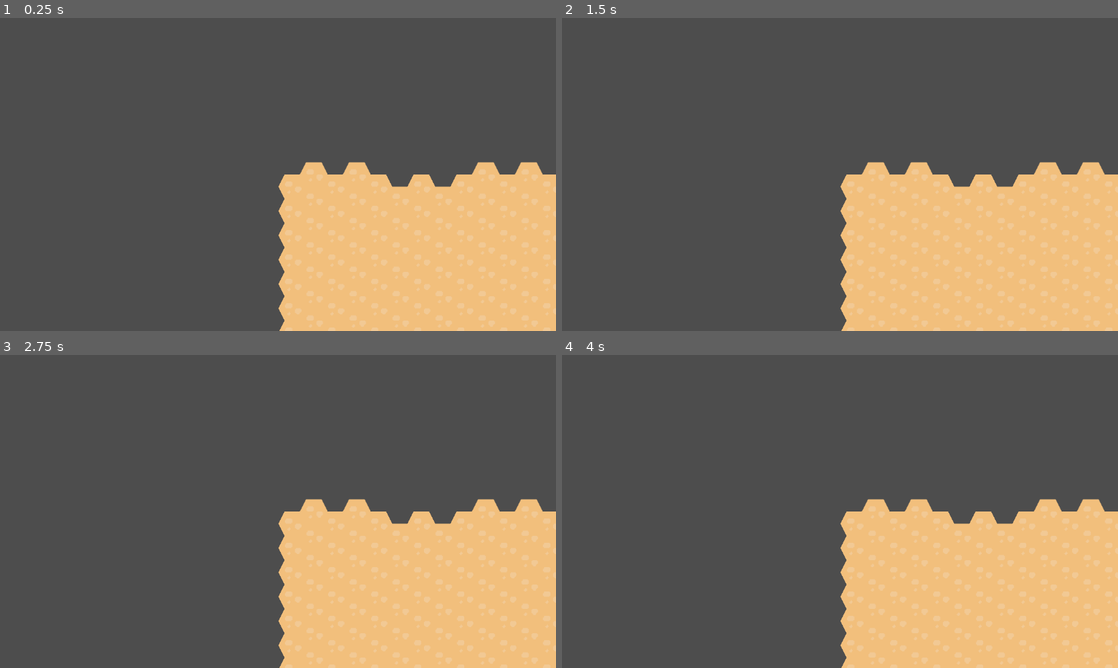
Above: before the commit, frames 1-4 (two rows, left to right).
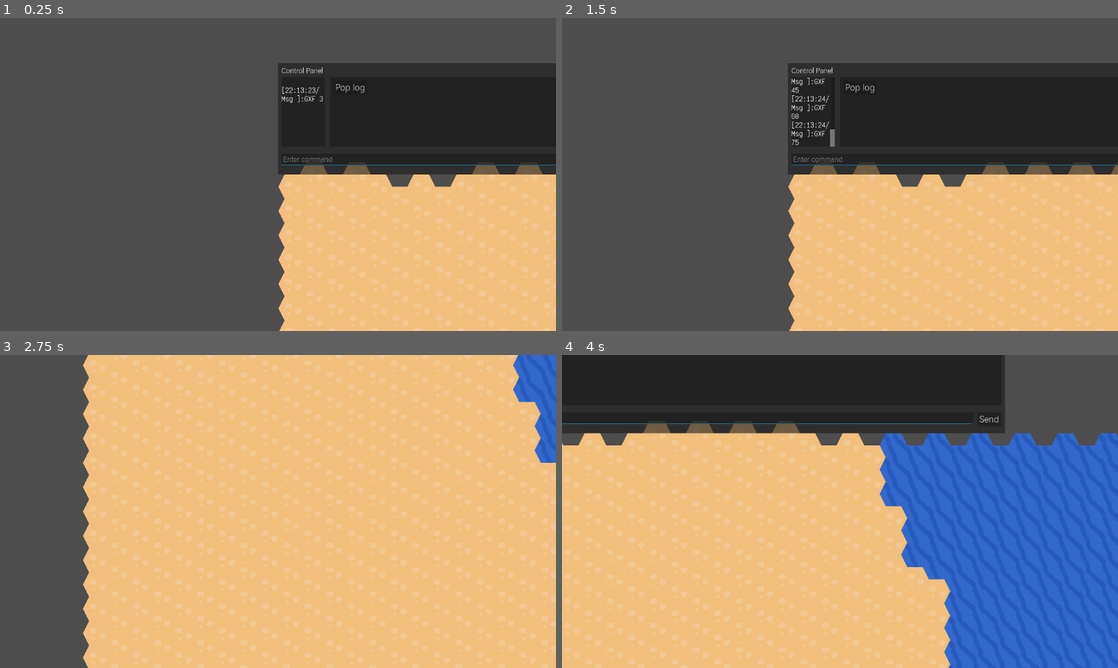
Above: after the commit, the same moments.

Repository: Koronato/RTS-12th
Game: Godot game, scene res://scenes/game.tscn
The game is run twice, just before and just after one commit, with the same random seed, the same clock (stepped at 60 frames per second) and the same inputs. The project has no main scene, so this scene is started directly.
Inputs (mouse positions are in pixels of both pictures, inside the frame that each line leads up to):
- Up to frame 1 (0.25 s): no input
- Up to frame 2 (1.5 s): click (912, 86) at 0.5 s, where only the run after the commit has a clickable "Pop log"; move the mouse to (962, 158) at 1.27 s; hold D (player_right, bound only before the commit) from 1.28 s (still down)
- Up to frame 3 (2.75 s): move the mouse to (166, 527) at 2.02 s; release D (player_right, bound only before the commit) at 2.03 s; hold S (player_back, bound only before the commit) from 2.03 s (still down)
- Up to frame 4 (4 s): move the mouse to (895, 442) at 2.77 s; release S (player_back, bound only before the commit) at 2.78 s; hold D (player_right, bound only before the commit) 2.78-3.53 s; move the mouse to (812, 574) at 3.52 s; hold W (player_forward, bound only before the commit) from 3.53 s (still down)

The runs differ from the first frame. In frame 1, 18% of the frame differs, in the area x 50-100%, y 14-50%; in frame 2, 26%; in frame 3, 60%; in frame 4, 86%, in the area x 0-100%, y 0-100%.

Commit message:
feat:一半完成的dev panel;完善部分server

Diff:
--- a/project.godot
+++ b/project.godot
@@ -17,6 +17,7 @@
 
 Global="*uid://darbb1b34ueb5"
 SceneChanger="*uid://bauep66ds25i8"
+ControlPanel="*uid://dehh84k84jj2c"
 
 [display]
 
@@ -27,24 +28,29 @@
 
 [input]
 
-player_forward={
+up={
 "deadzone": 0.2,
 "events": [Object(InputEventKey,"resource_local_to_scene":false,"resource_name":"","device":-1,"window_id":0,"alt_press …(192 unchanged characters)…
 ]
 }
-player_back={
+down={
 "deadzone": 0.2,
 "events": [Object(InputEventKey,"resource_local_to_scene":false,"resource_name":"","device":-1,"window_id":0,"alt_press …(192 unchanged characters)…
 ]
 }
-player_left={
+left={
 "deadzone": 0.2,
 "events": [Object(InputEventKey,"resource_local_to_scene":false,"resource_name":"","device":-1,"window_id":0,"alt_press …(191 unchanged characters)…
 ]
 }
-player_right={
+right={
 "deadzone": 0.2,
 "events": [Object(InputEventKey,"resource_local_to_scene":false,"resource_name":"","device":-1,"window_id":0,"alt_press …(192 unchanged characters)…
+]
+}
+dev={
+"deadzone": 0.2,
+"events": [Object(InputEventKey,"resource_local_to_scene":false,"resource_name":"","device":-1,"window_id":0,"alt_pressed":false,"shift_pressed":false,"ctrl_pressed":false,"meta_pressed":false,"pressed":false,"keycode":0,"physical_keycode":4194333,"key_label":0,"unicode":0,"location":0,"echo":false,"script":null)
 ]
 }
 
--- a/scenes/client/client.tscn
+++ b/scenes/client/client.tscn
@@ -1,14 +1,43 @@
 [gd_scene format=3 uid="uid://qgccs2w55ct4"]
 
 [ext_resource type="Script" uid="uid://sdisx31uyqgc" path="res://scripts/client/Client.gd" id="1_qqd53"]
+[ext_resource type="Script" uid="uid://bsyuioq7tekos" path="res://scripts/client/camera.gd" id="2_drkvg"]
+
+[sub_resource type="WorldBoundaryShape2D" id="WorldBoundaryShape2D_abi3o"]
 
 [node name="Client" type="Node2D" unique_id=226429830]
 script = ExtResource("1_qqd53")
 metadata/_custom_type_script = "uid://sdisx31uyqgc"
 
-[node name="Layers" type="Node" parent="." unique_id=1045639071]
+[node name="Borders" type="Node" parent="." unique_id=1159841242]
 
-[node name="Borders" type="Node" parent="." unique_id=1159841242]
+[node name="Bottom" type="StaticBody2D" parent="Borders" unique_id=906397872]
+
+[node name="Bottom" type="CollisionShape2D" parent="Borders/Bottom" unique_id=552173584]
+shape = SubResource("WorldBoundaryShape2D_abi3o")
+
+[node name="Top" type="StaticBody2D" parent="Borders" unique_id=1487041040]
+
+[node name="Top" type="CollisionShape2D" parent="Borders/Top" unique_id=1759729132]
+rotation = 3.1415925
+shape = SubResource("WorldBoundaryShape2D_abi3o")
+
+[node name="Left" type="StaticBody2D" parent="Borders" unique_id=1435803859]
+
+[node name="Left" type="CollisionShape2D" parent="Borders/Left" unique_id=1673796355]
+rotation = 1.5707964
+shape = SubResource("WorldBoundaryShape2D_abi3o")
+
+[node name="Right" type="StaticBody2D" parent="Borders" unique_id=1215934705]
+
+[node name="Right" type="CollisionShape2D" parent="Borders/Right" unique_id=1015583404]
+rotation = -1.5707964
+shape = SubResource("WorldBoundaryShape2D_abi3o")
 
 [node name="Camera" type="Camera2D" parent="." unique_id=1653968133]
 unique_name_in_owner = true
+script = ExtResource("2_drkvg")
+
+[node name="Layers" type="Node" parent="." unique_id=2138736516]
+
+[node name="Units" type="Node" parent="." unique_id=1288874241]
--- /dev/null
+++ b/scripts/autoload/ControlPanel.gd
@@ -0,0 +1,114 @@
+extends Panel
+
+@export var switch : bool = false
+@export var logs : Array = []
+@export var MAXLOG : int = 500
+
+func _ready() -> void:
+	switch = false
+	self.position.y = 0 - self.size.y
+
+func _process(delta: float) -> void:
+	if Input.is_action_just_pressed("dev"):
+		if switch:
+			self.position.y = 0 - self.size.y
+			self.visible = !switch
+
+			switch = false
+		else:
+			self.position.y = 0
+			self.visible = !switch
+			switch = true
+
+##Logger
+func add_log(log:Dictionary) -> void:
+	var _lock = Mutex.new()
+	logs.append(log)
+	if logs.size() >= MAXLOG:
+		logs.pop_front()
+	#add to logout
+	# msg
+	var endl = ""
+	if %LogOut.text.ends_with("\n"):
+		endl = ""
+	else:
+		endl = "\n"
+	if log.type == "message":
+		%LogOut.text = %LogOut.text + endl + get_prefix("Msg ") + log.message
+	elif log.type == "error": #百年内无人看懂
+		match log.error_type:
+			Logger.ERROR_TYPE_WARNING:
+				var texts = %LogOut.text + endl + "[color=yellow]" + get_prefix("Warn") + "form %s :: %s : %s @ %s" + "[/color]"
+				texts = texts % [log.file,log.line,log.code,log.rationale]
+				%LogOut.text = texts
+			Logger.ERROR_TYPE_ERROR:
+				var texts = %LogOut.text + endl + "[color=red]" + get_prefix("Erro") + "form %s :: %s : %s @ %s" + "[/color]"
+				texts = texts % [log.file,log.line,log.code,log.rationale]
+				%LogOut.text = texts
+			Logger.ERROR_TYPE_SCRIPT:
+				var texts = %LogOut.text + endl + "[color=white]" + get_prefix("Src ") + "form %s :: %s : %s @ %s" + "[/color]"
+				texts = texts % [log.file,log.line,log.code,log.rationale]
+				%LogOut.text = texts
+			Logger.ERROR_TYPE_SHADER:
+				var texts = %LogOut.text + endl + "[color=grey]" + get_prefix("Shader") + "form %s :: %s : %s @ %s" + "[/color]"
+				texts = texts % [log.file,log.line,log.code,log.rationale]
+				%LogOut.text = texts
+
+func get_prefix(type:String = "Null") -> String:
+	var t = Time.get_datetime_dict_from_system()
+	var result = "[%s/%s]:" % [(str(t.hour)+":"+str(t.minute)+":"+str(t.second)),type]
+	return result
+
+func _log_message(message: String, error: bool) -> void:
+	add_log({type="message",message=message,error=error})
+
+func _log_error(
+		function: String,
+		file: String,
+		line: int,
+		code: String,
+		rationale: String,
+		editor_notify: bool,
+		error_type: int,
+		script_backtraces: Array[ScriptBacktrace]
+	) -> void:
+	add_log({type="error",
+		function=function,
+		file=file,
+		line=line,
+		code=code,
+		rationale=rationale,
+		editor_notify=editor_notify,
+		error_type=error_type,
+		script_backtraces=script_backtraces
+		})
+
+class CustomLogger extends Logger:
+	func _log_message(message: String, error: bool) -> void:
+		ControlPanel.call_deferred("_log_message",message,error)
+	func _log_error( #looooooooooooooog (why not pack to dict? good Q)
+		function: String,
+		file: String,
+		line: int,
+		code: String,
+		rationale: String,
+		editor_notify: bool,
+		error_type: int,
+		script_backtraces: Array[ScriptBacktrace]
+		) -> void:
+			ControlPanel.call_deferred("_log_error",
+				function,
+				file,
+				line,
+				code,
+				rationale,
+				editor_notify,
+				error_type,
+				script_backtraces
+				)
+
+var logger : CustomLogger
+
+func _init() -> void:
+	logger = CustomLogger.new()
+	OS.add_logger(logger)
--- /dev/null
+++ b/scripts/autoload/ControlPanel.tscn
@@ -0,0 +1,86 @@
+[gd_scene format=3 uid="uid://dehh84k84jj2c"]
+
+[ext_resource type="Script" uid="uid://bk3i70hpmtbl8" path="res://scripts/autoload/ControlPanel.gd" id="1_4tq24"]
+[ext_resource type="Theme" uid="uid://c35suisqbybdf" path="res://assets/themes/normal.tres" id="1_u68yh"]
+[ext_resource type="FontFile" uid="uid://dh5wfliui86j4" path="res://assets/fonts/VictorMono-Medium-12.otf" id="3_x0j0y"]
+
+[sub_resource type="GDScript" id="GDScript_wvhbo"]
+script/source = "extends Button
+
+func _on_pressed() -> void:
+	push_warning(\"aaabbcc\")
+	print(\"normal_message\")
+	push_error(\"ddeeff\")
+"
+
+[node name="Main" type="Panel" unique_id=1093508592]
+z_index = 1000
+anchors_preset = 15
+anchor_right = 1.0
+anchor_bottom = 1.0
+offset_bottom = -464.0
+grow_horizontal = 2
+grow_vertical = 2
+theme = ExtResource("1_u68yh")
+script = ExtResource("1_4tq24")
+
+[node name="Title" type="Label" parent="." unique_id=794617331]
+layout_mode = 0
+offset_left = 8.0
+offset_top = 8.0
+offset_right = 104.0
+offset_bottom = 27.0
+text = "Control Panel"
+
+[node name="HSplitContainer" type="HSplitContainer" parent="." unique_id=591021758]
+layout_mode = 0
+offset_left = 8.0
+offset_top = 32.0
+offset_right = 1272.0
+offset_bottom = 192.0
+
+[node name="Panel" type="Panel" parent="HSplitContainer" unique_id=108632079]
+custom_minimum_size = Vector2(100, 0)
+layout_mode = 2
+
+[node name="LogOut" type="RichTextLabel" parent="HSplitContainer/Panel" unique_id=1451137860]
+unique_name_in_owner = true
+layout_mode = 1
+anchors_preset = 15
+anchor_right = 1.0
+anchor_bottom = 1.0
+grow_horizontal = 2
+grow_vertical = 2
+theme_override_fonts/normal_font = ExtResource("3_x0j0y")
+bbcode_enabled = true
+scroll_following = true
+
+[node name="Functions" type="Panel" parent="HSplitContainer" unique_id=998021737]
+custom_minimum_size = Vector2(100, 0)
+layout_mode = 2
+
+[node name="Button" type="Button" parent="HSplitContainer/Functions" unique_id=634147793]
+layout_mode = 0
+offset_left = 8.0
+offset_top = 8.0
+offset_right = 85.0
+offset_bottom = 40.0
+text = "Pop log"
+script = SubResource("GDScript_wvhbo")
+
+[node name="cmd" type="LineEdit" parent="." unique_id=449155791]
+layout_mode = 0
+offset_left = 8.0
+offset_top = 208.0
+offset_right = 1208.0
+offset_bottom = 235.0
+placeholder_text = "Enter command"
+
+[node name="send" type="Button" parent="cmd" unique_id=45702931]
+layout_mode = 0
+offset_left = 1208.0
+offset_right = 1264.0
+offset_bottom = 27.0
+text = "Send"
+
+[connection signal="pressed" from="HSplitContainer/Functions/Button" to="HSplitContainer/Functions/Button" method="_on_pressed"]
--- a/scripts/client/Client.gd
+++ b/scripts/client/Client.gd
@@ -8,12 +8,12 @@
 
 func _ready() -> void:
 	Conn = $/root/Game.Conn
+	##连接
 	#登录
-	player_data = Conn.send("player_login",[Global.player_name])
+	player_data = Conn.send("reg_player",[Global.player_name])
 	if player_data.uid == -1:
 		assert(false,"Had This Name")
 		return
-
 	#获取地图数据
 	var map = Conn.send("get_map") as Array
 	for data:Dictionary in map:
@@ -24,3 +24,10 @@
 			layer.set_cell(key,1,data[key])
 		$Layers.add_child(layer,true)
 		map_layer.append(layer)
+
+	var border = Conn.send("get_border") as Vector2
+	$Borders/Right.position.x = border.x
+	$Borders/Bottom.position.y = border.y
+	##初始化
+	#玩家设置
+	%Camera.move = true #解放摄像机
--- /dev/null
+++ b/scripts/client/camera.gd
@@ -0,0 +1,29 @@
+extends Camera2D
+
+@export var focus : Node2D = null
+@export var move : bool = false
+@export var speed : Vector2 = Vector2(10,10)
+
+func _physics_process(delta: float) -> void:
+	_move()
+
+func _move() -> void:
+	if !move:
+		return
+	if !focus:
+		var ix : float = 0.0
+		var iy : float = 0.0
+		if Input.is_action_pressed("up"):
+			iy = -speed.y
+		if Input.is_action_pressed("down"):
+			iy = speed.y
+		if Input.is_action_pressed("left"):
+			ix = -speed.x
+		if Input.is_action_pressed("right"):
+			ix = speed.x
+
+		self.position += Vector2(ix,iy)
+		return
+	if focus:
+		self.position = focus.position
+		return
--- a/scripts/lib/resource/BaseUnitData/BaseUnitData.gd
+++ b/scripts/lib/resource/BaseUnitData/BaseUnitData.gd
@@ -5,3 +5,4 @@
 @export var rotation : float
 @export var speed : float
 @export var max_speed : float
+@export var uid : int = -1
--- a/scripts/lib/resource/BaseUnitData/PlayerData.gd
+++ b/scripts/lib/resource/BaseUnitData/PlayerUnitData.gd
@@ -1,9 +1,8 @@
 extends BaseUnitData
-class_name PlayerData
+class_name PlayerUnitData
 
 @export var name : String = "dev"
-@export var uid : int = -1
 
-@export var friction : float
+#@export var friction : float
 @export var health : float = 10
 @export var team : String = "None"
--- /dev/null
+++ b/scripts/lib/resource/PlayerData.gd
@@ -0,0 +1,6 @@
+extends Resource
+class_name PlayerData
+
+@export var name : String = "dev"
+@export var uid : int = -1
+@export var team : String = "none"
--- a/scripts/server/Server.gd
+++ b/scripts/server/Server.gd
@@ -11,9 +11,14 @@
 ##options
 @export var map_options : MapOptions = MapOptions.new()
 
+##temp
+var _uid : int = 0
+
 @export var cmd_list = {
 	get_map="get_map",
-	player_login="player_login",
+	get_border="get_border",
+	reg_player="reg_player",
+	player_pos_sync="player_pos_sync",
 }
 var map_gen
 signal init_done #NOTICE:可能会移除
@@ -34,24 +39,60 @@
 					Vector2i(map_options.map_width,map_options.map_height)))
 	init_done.emit()
 
+##Chores
 func receive(command:String,args:Array=[]):
 	match command:
-		cmd_list.player_login:
-			return player_login(args[0])
+		cmd_list.reg_player:
+			return reg_player(args[0])
 		cmd_list.get_map:
 			return get_map()
+		cmd_list.player_pos_sync:
+			return player_pos_sync(args[0])
+		cmd_list.get_border:
+			return get_border()
 		_:
 			return
 
-##Player
-func player_login(player_name:String) -> PlayerData:
-	if player_list.has(name):
-		return PlayerData.new()
-	var data := PlayerData.new()
-	data.name = name
-	data.uid = len(player_list) + 1
-	player_list.set(name,data)
+func get_uid() -> int:
+	var _lock = Mutex.new()
+	_lock.lock()
+	_uid += 1
+	_lock.unlock()
+	return _uid #直接获取_uid可能会导致不同步问题,不推荐
+
+func reg_unit(data:BaseUnitData) -> BaseUnitData:
+	var uid = get_uid()
+	units.set(data,uid)
+	data.uid = uid
 	return data
 
 func get_map() -> Array:
 	return map
+
+func get_border() -> Vector2:
+	return border
+
+##Player
+func reg_player(player_name:String) -> PlayerData:
+	if player_list.has(player_name):
+		#查重
+		#...
+		return PlayerData.new()
+	var data := PlayerData.new()
+	var unit_data := PlayerUnitData.new() #在服务端注册Unit
+	#填充数据
+	unit_data.name = player_name
+	data.name = player_name
+	#注册并同步数据
+	unit_data = reg_unit(unit_data) as PlayerUnitData
+	data.uid = unit_data.uid
+
+	return data
+
+func player_pos_sync(data:PlayerData) -> PlayerData: #仅用于一个玩家坐标同步
+	player_list.set(data.name,data)
+	units.set(data.uid,data)
+	var rdata = data
+	#监察合理性
+	#...
+	return data
--- a/units/player/player.gd
+++ b/units/player/player.gd
@@ -12,13 +12,13 @@
 func _physics_process(delta: float) -> void:
 	#---玩家移动---#
 	#判定输入
-	if Input.is_action_pressed("player_forward"):
+	if Input.is_action_pressed("up"):
 		iy -= speed
-	if Input.is_action_pressed("player_back"):
+	if Input.is_action_pressed("down"):
 		iy += speed
-	if Input.is_action_pressed("player_right"):
+	if Input.is_action_pressed("right"):
 		ix += speed
-	if Input.is_action_pressed("player_left"):
+	if Input.is_action_pressed("left"):
 		ix -= speed
 	#限制范围
 	ix = clampf(ix,-1*MaxSpeed,MaxSpeed)
Not shown, added: scripts/autoload/ControlPanel.gd.uid
Not shown, added: scripts/client/camera.gd.uid
Renamed: scripts/lib/resource/BaseUnitData/PlayerData.gd.uid -> scripts/lib/resource/BaseUnitData/PlayerUnitData.gd.uid
Not shown, added: scripts/lib/resource/PlayerData.gd.uid
Not shown, changed: ROADMAP.md
Not shown, added: scripts/autoload/ControlPanel.tscn8780945889.tmp
